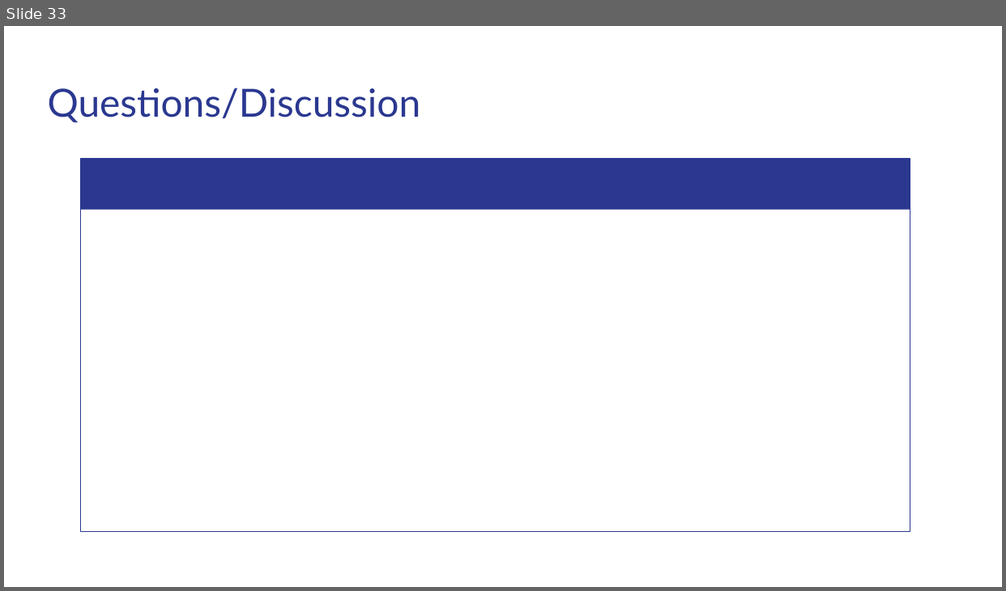
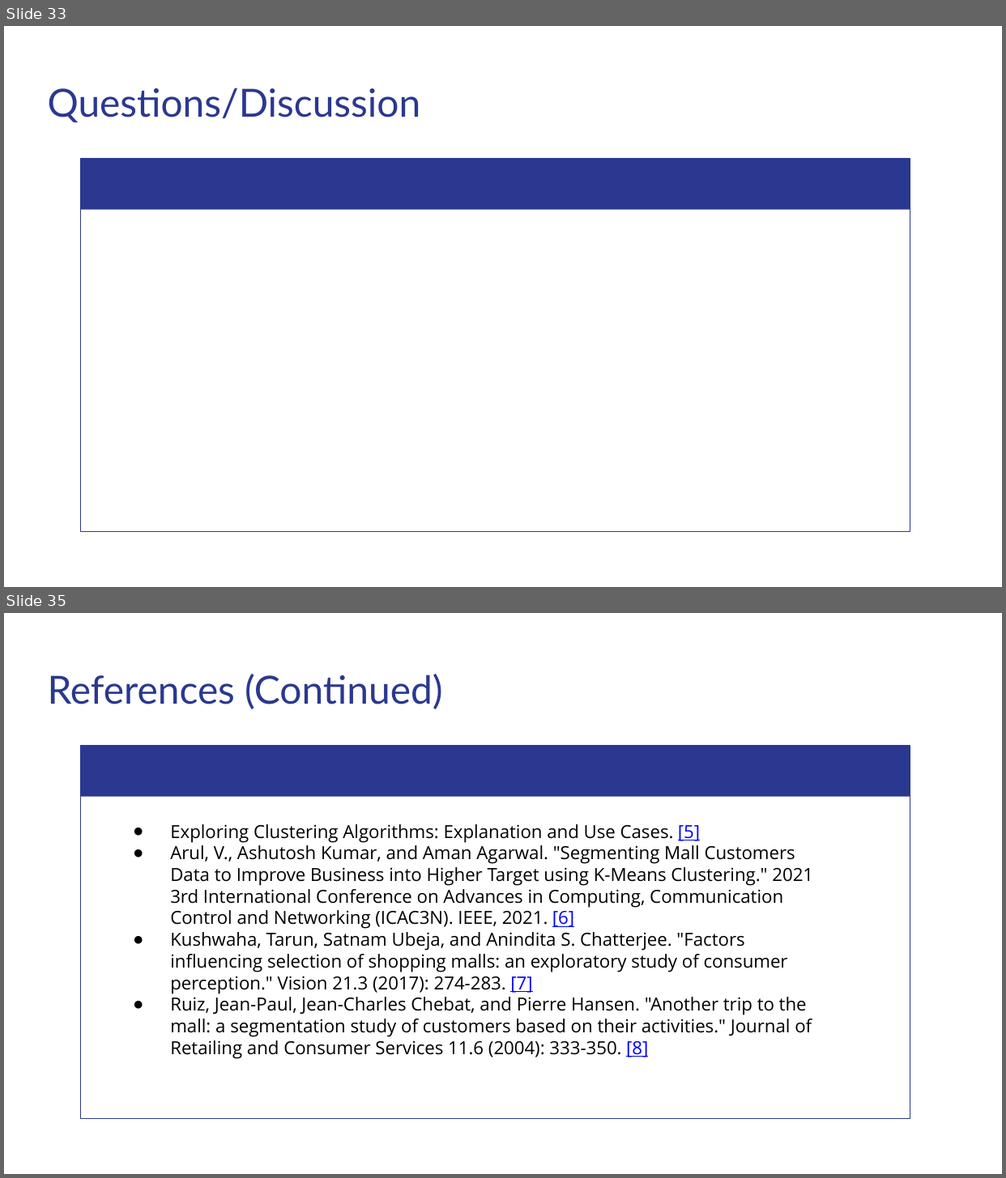
Before and after one commit to matthewshawnkehoe/Data-Science-Projects, a slide deck: Capstone Projects/Capstone_Three_Unsupervised_ML/Classifying_Mall_Customers.pptx. Shown one above the other, each under a label of ours: slide 33 before the commit, slides 33 and 35 after it; the slides between them are not shown. The pictures are 1006x591 and 1006x1178 pixels, drawn with LibreOffice and Linux fonts; fonts in the diff are those of the drawing. Boxes give left, top, right and bottom in pixels: in the first picture for what was removed or moved away, otherwise in the second. Text is boxed around its words. In the diff, an @@ line names an element or a change of style, - is before the commit and + after.

Commit message:
Updated mall customer analysis

```diff
--- a/Capstone Projects/Capstone_Three_Unsupervised_ML/Classifying_Mall_Customers.pptx
+++ b/Capstone Projects/Capstone_Three_Unsupervised_ML/Classifying_Mall_Customers.pptx
@@ slide 35 added at (x1=4, y1=613, x2=1002, y2=1174), background #FFFFFF @@
@@ title added at (x1=48, y1=674, x2=443, y2=709), 28 pt, text #2A3890 @@
+References (Continued)
@@ freeform shape added at (x1=80, y1=746, x2=910, y2=797), fill #2A3890 @@
@@ freeform shape added at (x1=80, y1=746, x2=910, y2=1119), outline #2A3890 0.75 pt @@
@@ text added at (x1=170, y1=824, x2=813, y2=1059), 13 pt, text #000000 @@
+● Exploring Clustering Algorithms: Explanation and Use Cases. [5]
+● Arul, V., Ashutosh Kumar, and Aman Agarwal. "Segmenting Mall Customers Data to Improve Business into Higher Target using K-Means Clustering." 2021 3rd International Conference on Advances in Computing, Communication Control and Networking (ICAC3N). IEEE, 2021. [6]
+● Kushwaha, Tarun, Satnam Ubeja, and Anindita S. Chatterjee. "Factors influencing selection of shopping malls: an exploratory study of consumer perception." Vision 21.3 (2017): 274-283. [7]
+● Ruiz, Jean-Paul, Jean-Charles Chebat, and Pierre Hansen. "Another trip to the mall: a segmentation study of customers based on their activities." Journal of Retailing and Consumer Services 11.6 (2004): 333-350. [8]
```
Also in this commit, not shown: 9 slides changed, 1 other slide added.
